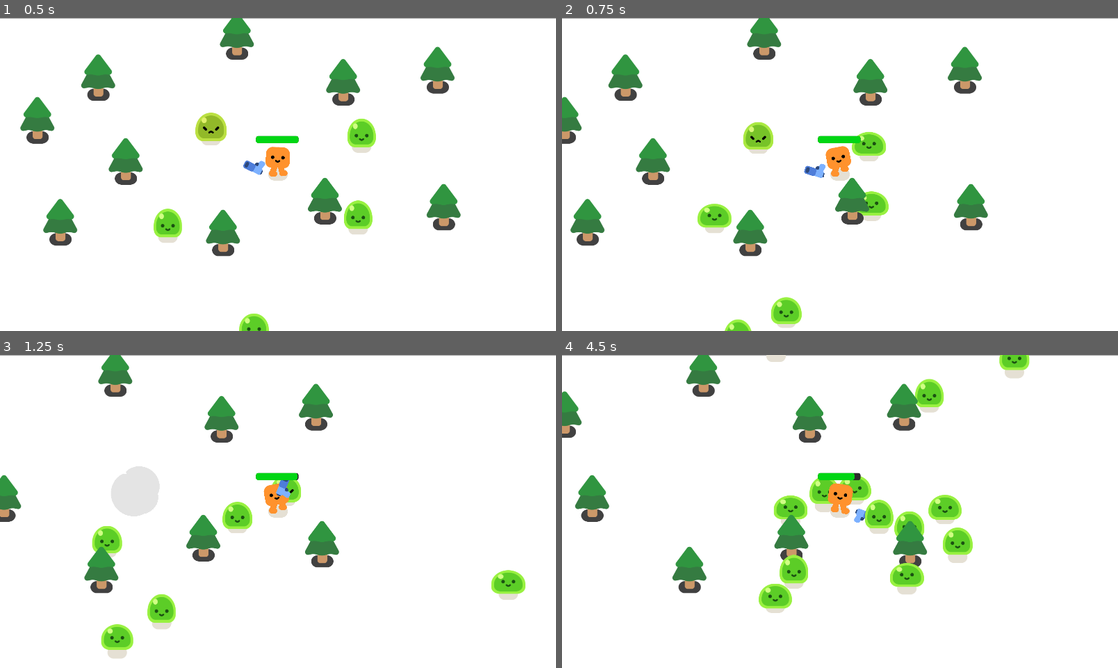
Above: before the commit, frames 1-4 (two rows, left to right).
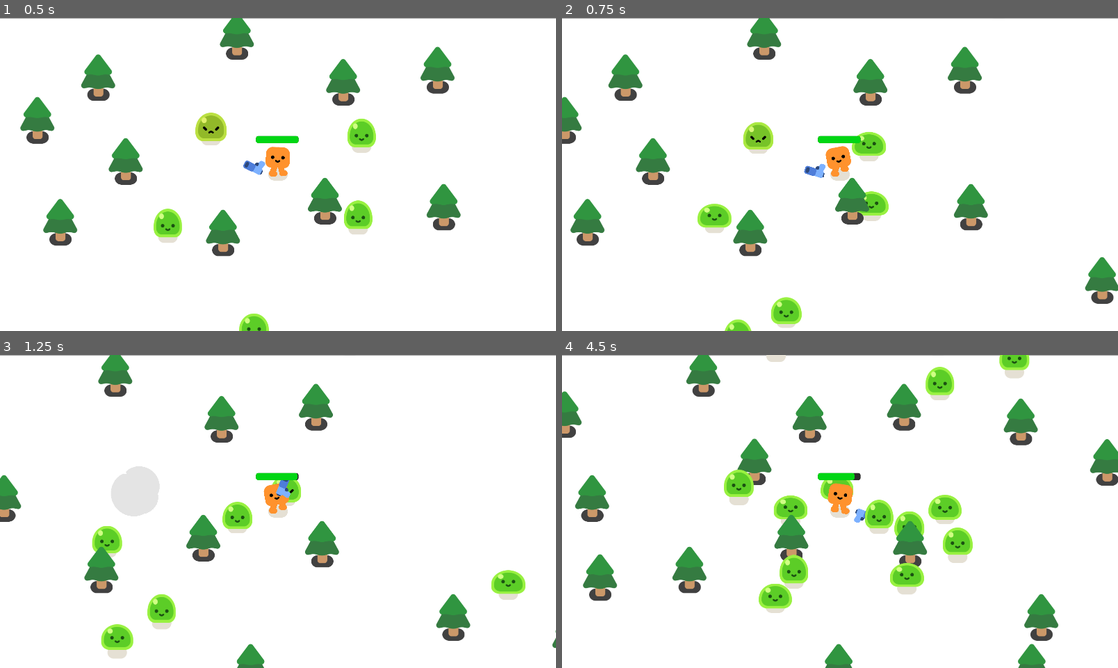
Above: after the commit, the same moments.

Repository: Jarah-Marshall/first_game
Game: Godot game, scene res://survivors_game.tscn
Same seed, same stepped clock (60 frames per second), same inputs: the game is played once before the commit and once after it.
Inputs:
- Up to frame 1 (0.5 s): no input
- Up to frame 2 (0.75 s): hold D (move_right) from 0.53 s (still down)
- Up to frame 3 (1.25 s): keep holding D (move_right)
- Up to frame 4 (4.5 s): release D (move_right) at 1.28 s; hold S (move_down) 1.28-2.03 s; hold D (move_right) 2.03-2.78 s; hold W (move_up) 2.78-3.53 s; hold A (move_left) from 3.53 s (still down)

Frame 1 is identical in both runs. In frame 2, 0.6% of the frame differs, in the area x 94-100%, y 76-92%; in frame 3, 0.9%; in frame 4, 5.1%, in the area x 3-100%, y 3-100%.

Commit message:
Made first change to the game post tutorial

Diff:
--- a/survivors_game.gd
+++ b/survivors_game.gd
@@ -7,9 +7,16 @@
 	new_mob.global_position = %PathFollow2D.global_position
 	add_child(new_mob)
 
+func spawn_tree():
+	var new_tree = preload("res://pine_tree.tscn").instantiate()
+	%TreeSpawnFollow.progress_ratio = randf()
+	new_tree.global_position = %TreeSpawnFollow.global_position
+	add_child(new_tree)
+
 
 func _on_timer_timeout():
 	spawn_mob()
+	spawn_tree()
 
 
 func _on_player_health_depleted():
--- a/survivors_game.tscn
+++ b/survivors_game.tscn
@@ -4,6 +4,12 @@
 [ext_resource type="PackedScene" uid="uid://c1sx7bic4uhdj" path="res://player.tscn" id="1_y3pti"]
 [ext_resource type="PackedScene" uid="uid://y38gte5o0xf8" path="res://mob.tscn" id="2_l26od"]
 [ext_resource type="PackedScene" uid="uid://dq3r015sr1uql" path="res://pine_tree.tscn" id="2_y3pti"]
+
+[sub_resource type="Curve2D" id="Curve2D_qqaft"]
+_data = {
+"points": PackedVector2Array(0, 0, 0, 0, 2140, 1280, 0, 0, 0, 0, 2134, 875, 0, 0, 0, 0, 2132, -217, 0, 0, 0, 0, -208, -220, 0, 0, 0, 0, -206, 1277, 0, 0, 0, 0, 1582, 1275, 0, 0, 0, 0, 2140, 1281)
+}
+point_count = 7
 
 [sub_resource type="Curve2D" id="Curve2D_7jj1j"]
 _data = {
@@ -26,6 +32,16 @@
 
 [node name="Player" parent="." unique_id=1438756895 instance=ExtResource("1_y3pti")]
 position = Vector2(955, 535)
+
+[node name="TreeSpawn" type="Path2D" parent="Player" unique_id=734827394]
+position = Vector2(-819.3475, -400.54028)
+scale = Vector2(0.86371374, 0.7748169)
+curve = SubResource("Curve2D_qqaft")
+
+[node name="TreeSpawnFollow" type="PathFollow2D" parent="Player/TreeSpawn" unique_id=1199628533]
+unique_name_in_owner = true
+position = Vector2(2140, 1280)
+rotation = -1.58561
 
 [node name="Path2D" type="Path2D" parent="Player" unique_id=1043875460]
 position = Vector2(-955, -535)
Not shown, changed: README.md
